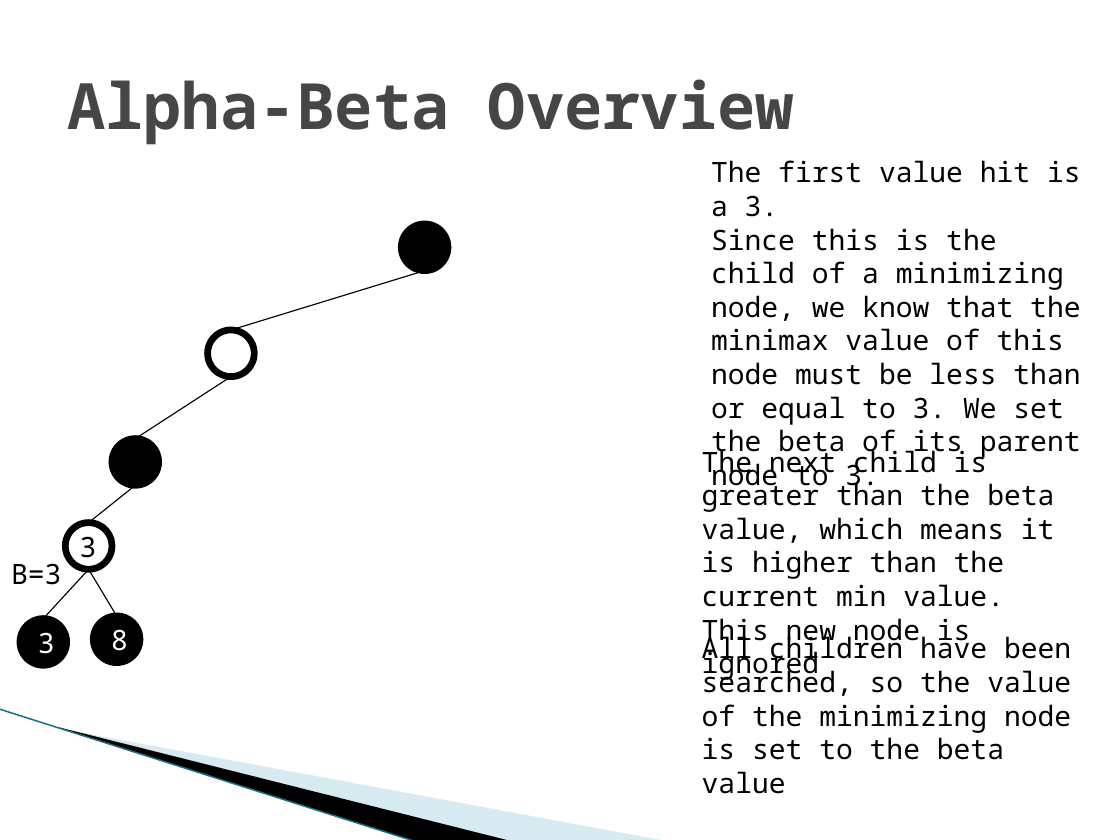
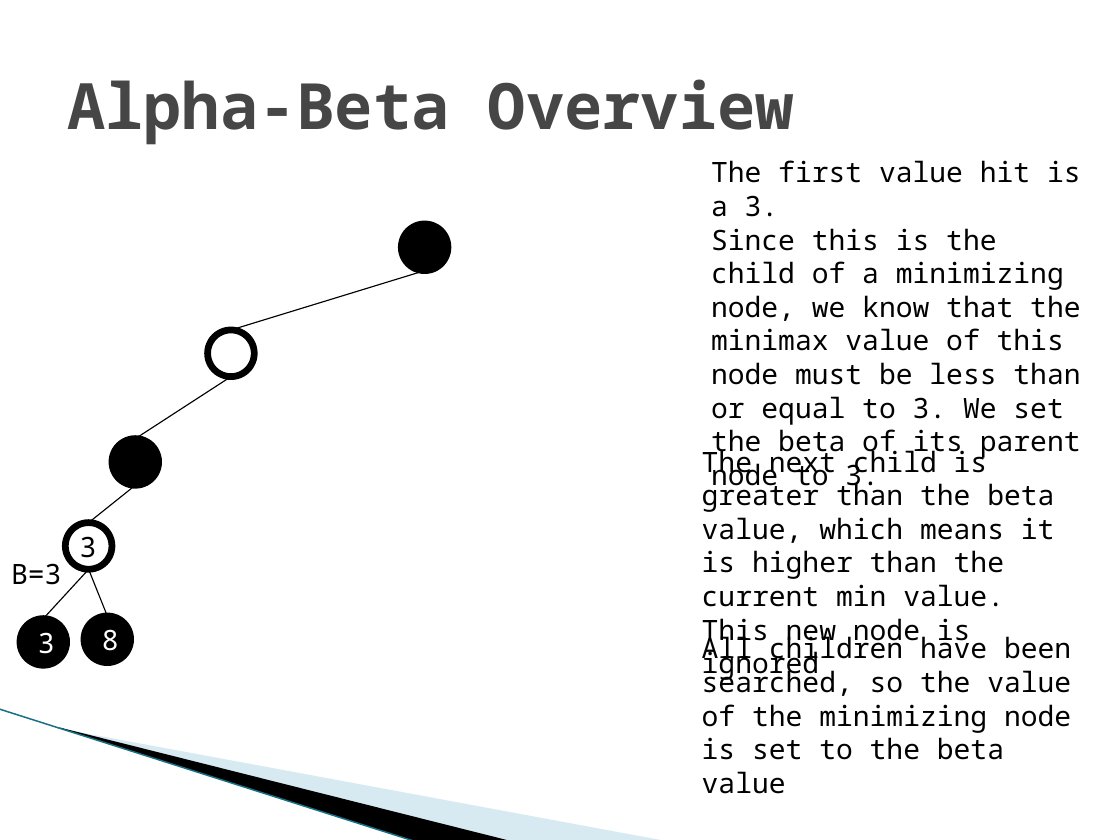
Before and after one commit to TadCordle/Senior-Project, a slide deck: slide 23 of Game Theory and Artificial Intelligence Design.pptx (slide 20 before the commit). Drawn at 1120x840 pixels with LibreOffice and Linux fonts; fonts in the diff are those of the drawing; background and template pictures are left out. Boxes give left, top, right and bottom in pixels: in the first picture for what was removed or moved away, otherwise in the second. Text is boxed around its words. In the diff, an @@ line names an element or a change of style, - is before the commit and + after.

```diff
--- a/Game Theory and Artificial Intelligence Design.pptx
+++ b/Game Theory and Artificial Intelligence Design.pptx
@@ line moved from (88, 569) - (116, 616) to (88, 569) - (108, 616) @@
@@ ellipse "8": place and size @@
-ellipse "8" at (93, 616, 140, 663)
+ellipse "8" at (84, 616, 131, 663)
```
Also in this commit, not shown: 5 other slides changed, 17 slides added.
